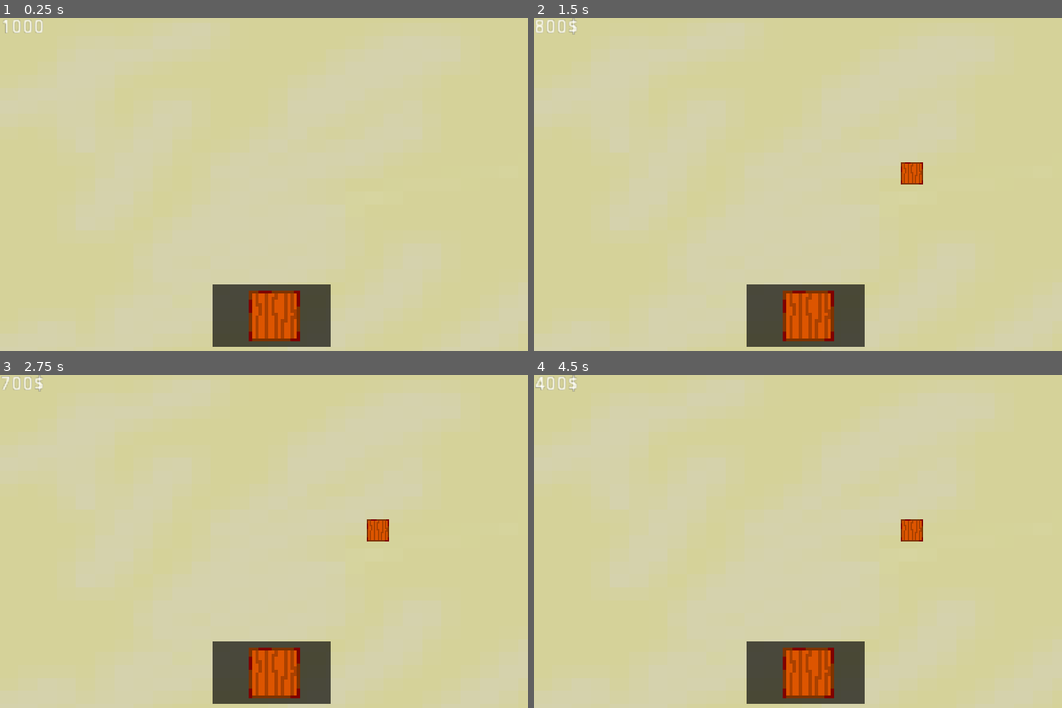
Above: before the commit, frames 1-4 (two rows, left to right).
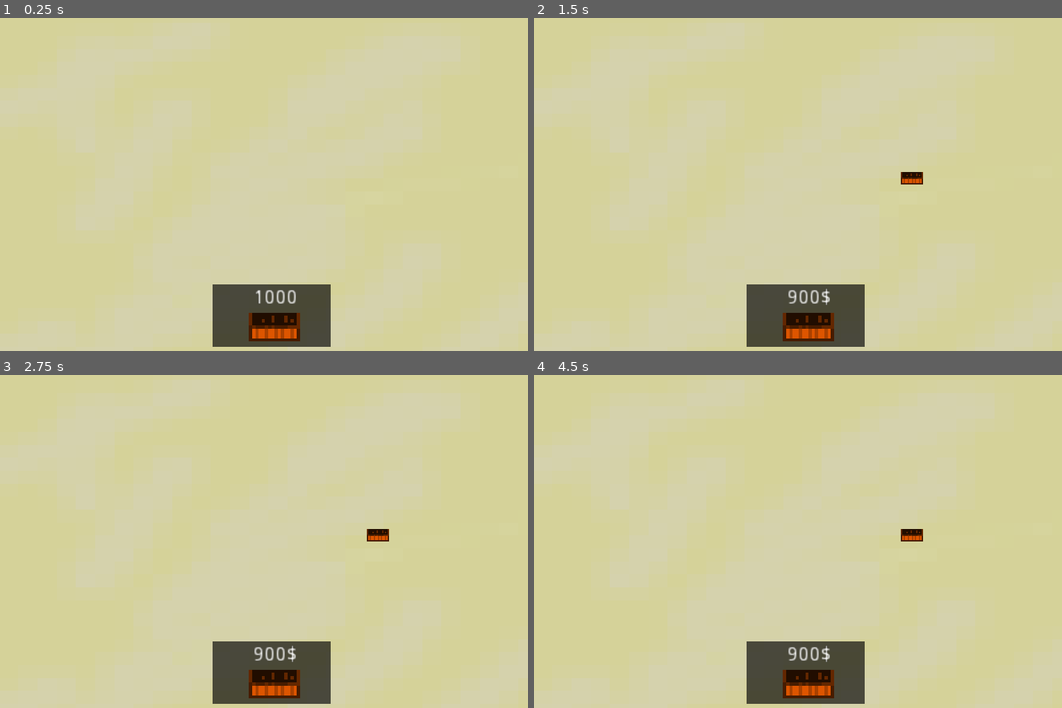
Above: after the commit, the same moments.

Repository: gunnarjessee/MonthGameJam2
Game: Godot game, scene res://scenes/World.tscn
Same seed, same stepped clock (60 frames per second), same inputs: the game is played once before the commit and once after it.
Inputs (mouse positions are in pixels of both pictures, inside the frame that each line leads up to):
- Up to frame 1 (0.25 s): no input
- Up to frame 2 (1.5 s): tap Enter at 0.5 s; move the mouse to (914, 167) at 0.52 s; click (914, 167) at 0.67 s; tap Space at 1.25 s; move the mouse to (914, 174) at 1.27 s; click (914, 174) at 1.42 s
- Up to frame 3 (2.75 s): tap Enter at 2 s; click (380, 531) at 2.17 s
- Up to frame 4 (4.5 s): tap Space at 2.75, 4.25 s; click (914, 531) at 2.92 s; tap Enter at 3.5 s; click (914, 531) at 3.67 s; click (914, 531) at 4.42 s

The runs differ from the first frame. In frame 1, 1.4% of the frame differs, in the area x 0-57%, y 0-98%; in frame 2, 1.6%, in the area x 0-74%, y 0-98%; in frame 3, 1.6%; in frame 4, 1.6%.

Commit message:
added grid handler

Diff:
--- a/project.godot
+++ b/project.godot
@@ -10,7 +10,6 @@
 
 _global_script_classes=[  ]
 _global_script_class_icons={
-
 }
 
 [application]
@@ -23,6 +22,7 @@
 
 GameHandler="*res://scripts/game_handler.gd"
 Placer="*res://scripts/placer.gd"
+GridHandler="*res://scripts/grid_handler.gd"
 
 [debug]
 
--- a/scenes/World.tscn
+++ b/scenes/World.tscn
@@ -41,9 +41,12 @@
 texture = ExtResource( 3 )
 
 [node name="Label" type="Label" parent="."]
-margin_right = 40.0
-margin_bottom = 14.0
+margin_left = 178.381
+margin_top = 195.03
+margin_right = 218.381
+margin_bottom = 209.03
 text = "169$"
+align = 1
 script = ExtResource( 2 )
 __meta__ = {
 "_edit_use_anchors_": false
--- a/scripts/cropbox.gd
+++ b/scripts/cropbox.gd
@@ -13,12 +13,7 @@
 var selected_crop = crops.none;
 
 func _ready():
-	var tempPos = self.position
-	tempPos = Vector2(round(tempPos.x / 16), round(tempPos.y / 16))
-	tempPos.x = tempPos.x * 16
-	tempPos.y = tempPos.y * 16
-	self.position = tempPos
-
+	pass
 
 func select_crop(crop):
 	selected_crop = crop
--- /dev/null
+++ b/scripts/grid_handler.gd
@@ -0,0 +1,24 @@
+extends Node
+
+var gridData = []
+
+const WORLD_SIZE = 25
+
+func _ready():
+	print('Initializing Data')
+	for x in range(WORLD_SIZE):
+		gridData.append([])
+		for y in range(WORLD_SIZE):
+			gridData[x].append([])
+			gridData[x][y] = 0
+
+func checkOccupied(x, y):
+	if gridData[x][y] == 0:
+		return false
+	return true
+
+func occupy(x, y):
+	gridData[x][y] = 1
+
+func empty(x, y):
+	gridData[x][y] = 0
--- a/scripts/placer.gd
+++ b/scripts/placer.gd
@@ -11,15 +11,25 @@
 func placeCropBox(pos: Vector2):
 	var instance = CROP_BOX.instance()
 	instance.position = pos
+	var tempPos = instance.position
+	tempPos = Vector2(round(tempPos.x / 16), round(tempPos.y / 16))
+	print(tempPos)
+	tempPos.x = tempPos.x * 16
+	tempPos.y = tempPos.y * 16
+	instance.position = tempPos
 	get_tree().get_root().add_child(instance)
 
 func _process(delta):
 	if Input.action_press("disable_place") and canPlace:
 		canPlace = false
 
+var tempPos = null
 func _input(event):
 	if event is InputEventMouseButton:
 		if event.pressed and event.button_index == BUTTON_LEFT:
 			if not GameHandler.isInterfacing:
-				GameHandler.buyItem(GameHandler.SHOP_BUY.cropbox)
-				placeCropBox(event.position)
+				tempPos = Vector2(round(event.position.x / 16), round(event.position.y / 16))
+				if GridHandler.checkOccupied(tempPos.x, tempPos.y) == false:
+					GameHandler.buyItem(GameHandler.SHOP_BUY.cropbox)
+					placeCropBox(event.position)
+					GridHandler.occupy(tempPos.x, tempPos.y)
Not shown, added: .mono/metadata/ide_messaging_meta.txt
Binary file changed: textures/cropbox.png
Not shown, changed: textures/cropbox.pdn
